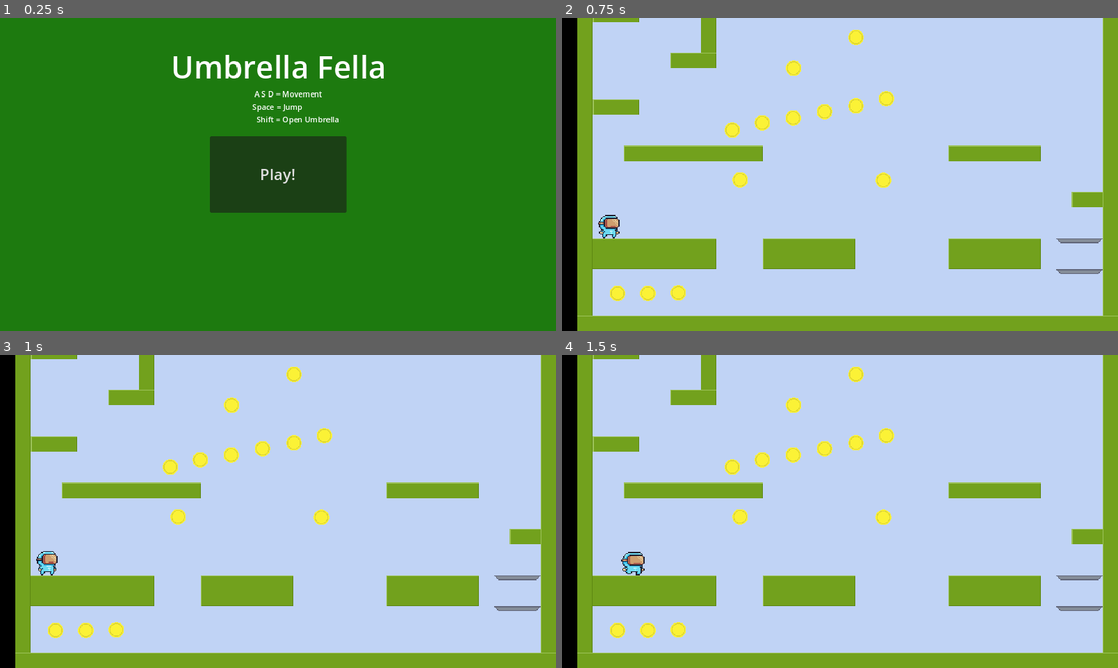
Above: before the commit, frames 1-4 (two rows, left to right).
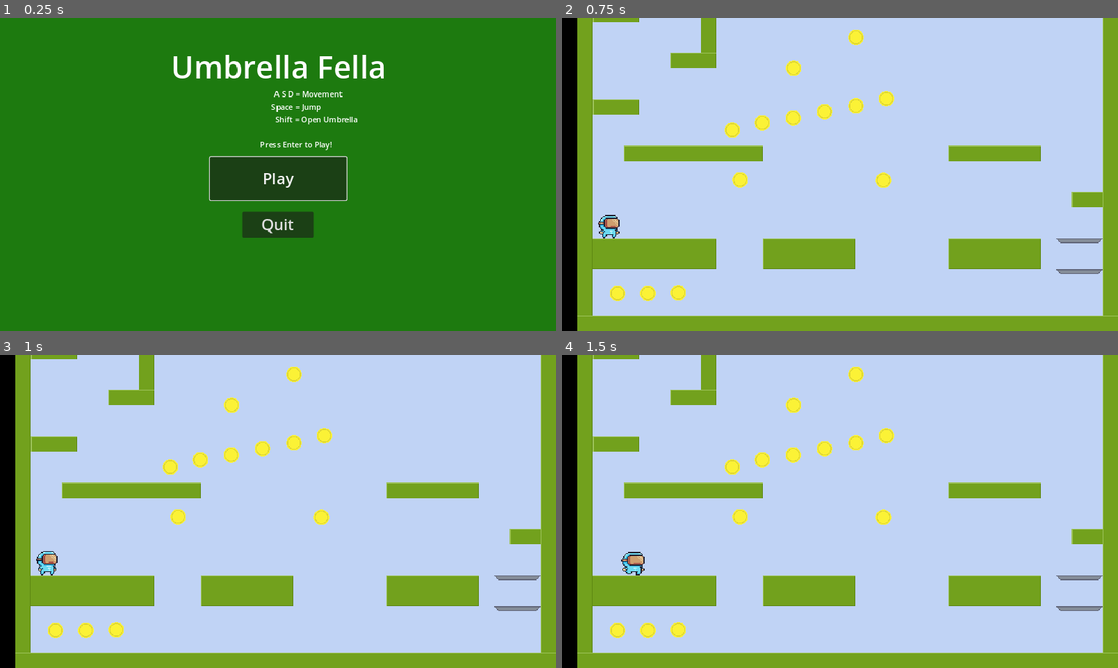
Above: after the commit, the same moments.

Repository: spilth/umbrella-fella
Game: Godot game, scene res://scenes/menu.tscn
Same seed, same stepped clock (60 frames per second), same inputs: the game is played once before the commit and once after it. Sound files missing from this copy of the repository are replaced by a short silence.
Inputs:
- Up to frame 1 (0.25 s): no input
- Up to frame 2 (0.75 s): click "Play!" (after the commit: "Play") at 0.5 s
- Up to frame 3 (1 s): no input
- Up to frame 4 (1.5 s): hold D (Right) from 1.28 s (still down); hold Shift (Open Umbrella) from 1.28 s (still down)

The runs differ from the first frame. In frame 1, 4.4% of the frame differs, in the area x 37-65%, y 23-71%; in frame 2, nothing differs; in frame 3, nothing differs; in frame 4, nothing differs.

Commit message:
Add keys for buttons

Diff:
--- a/project.godot
+++ b/project.godot
@@ -11,6 +11,7 @@
 [application]
 
 config/name="Umbrella"
+config/version="0.2"
 run/main_scene="res://scenes/menu.tscn"
 config/features=PackedStringArray("4.2", "GL Compatibility")
 config/icon="res://icon.svg"
--- a/scenes/ending.tscn
+++ b/scenes/ending.tscn
@@ -1,7 +1,21 @@
-[gd_scene load_steps=3 format=3 uid="uid://buaif1wcbhyvs"]
+[gd_scene load_steps=7 format=3 uid="uid://buaif1wcbhyvs"]
 
 [ext_resource type="Script" path="res://scenes/ending.gd" id="1_l443l"]
 [ext_resource type="AudioStream" uid="uid://bo8d2k24rra4y" path="res://audio/music/ending.mp3" id="2_vpqru"]
+
+[sub_resource type="InputEventKey" id="InputEventKey_urhve"]
+device = -1
+keycode = 4194309
+
+[sub_resource type="Shortcut" id="Shortcut_qkd8h"]
+events = [SubResource("InputEventKey_urhve")]
+
+[sub_resource type="InputEventKey" id="InputEventKey_rfntr"]
+device = -1
+keycode = 4194305
+
+[sub_resource type="Shortcut" id="Shortcut_k88md"]
+events = [SubResource("InputEventKey_rfntr")]
 
 [node name="Node" type="Node"]
 script = ExtResource("1_l443l")
@@ -37,6 +51,7 @@
 size_flags_horizontal = 4
 size_flags_vertical = 4
 action_mode = 0
+shortcut = SubResource("Shortcut_qkd8h")
 text = "Play again!"
 
 [node name="MainMenuButton" type="Button" parent="."]
@@ -54,6 +69,7 @@
 size_flags_horizontal = 4
 size_flags_vertical = 4
 action_mode = 0
+shortcut = SubResource("Shortcut_k88md")
 text = "Main Menu
 "
 
--- a/scenes/menu.gd
+++ b/scenes/menu.gd
@@ -1,4 +1,12 @@
 extends Node
+
+@onready var play_button = $PlayButton
+
+func _ready():
+	$PlayButton.grab_focus()
 
 func _on_play_button_pressed():
 	get_tree().change_scene_to_file("res://scenes/level1.tscn")
+
+func _on_quit_button_pressed():
+	get_tree().quit()
--- a/scenes/menu.tscn
+++ b/scenes/menu.tscn
@@ -1,7 +1,27 @@
-[gd_scene load_steps=3 format=3 uid="uid://xyxckdkgbf66"]
+[gd_scene load_steps=9 format=3 uid="uid://xyxckdkgbf66"]
 
 [ext_resource type="Script" path="res://scenes/menu.gd" id="1_061r3"]
+[ext_resource type="Theme" uid="uid://bo4h3j1vvbdu8" path="res://theme.tres" id="2_g7jr4"]
 [ext_resource type="AudioStream" uid="uid://c5hedygfpr5p8" path="res://audio/music/menu.mp3" id="3_bpixi"]
+
+[sub_resource type="InputEventKey" id="InputEventKey_5h8p8"]
+device = -1
+keycode = 4194309
+
+[sub_resource type="InputEventKey" id="InputEventKey_fg5f4"]
+device = -1
+keycode = 32
+unicode = 32
+
+[sub_resource type="Shortcut" id="Shortcut_432sd"]
+events = [SubResource("InputEventKey_5h8p8"), SubResource("InputEventKey_fg5f4")]
+
+[sub_resource type="InputEventKey" id="InputEventKey_t8wot"]
+device = -1
+keycode = 4194305
+
+[sub_resource type="Shortcut" id="Shortcut_yrsti"]
+events = [SubResource("InputEventKey_t8wot")]
 
 [node name="Node" type="Node"]
 script = ExtResource("1_061r3")
@@ -35,9 +55,12 @@
 offset_right = 128.0
 offset_bottom = 221.0
 grow_horizontal = 2
-text = " A S D = Movement
+text = "            A S D = Movement
 Space = Jump
-  Shift = Open Umbrella"
+                    Shift = Open Umbrella
+
+Press Enter to Play!"
+horizontal_alignment = 1
 
 [node name="PlayButton" type="Button" parent="."]
 anchors_preset = 8
@@ -45,15 +68,37 @@
 anchor_top = 0.5
 anchor_right = 0.5
 anchor_bottom = 0.5
-offset_left = -141.5
-offset_top = -79.0
-offset_right = 141.5
-offset_bottom = 79.0
+offset_left = -141.0
+offset_top = -36.0
+offset_right = 142.0
+offset_bottom = 53.0
 grow_horizontal = 2
 grow_vertical = 2
+theme = ExtResource("2_g7jr4")
 theme_override_font_sizes/font_size = 32
 action_mode = 0
-text = "Play!"
+shortcut = SubResource("Shortcut_432sd")
+text = "Play"
+
+[node name="QuitButton" type="Button" parent="."]
+anchors_preset = 8
+anchor_left = 0.5
+anchor_top = 0.5
+anchor_right = 0.5
+anchor_bottom = 0.5
+offset_left = -74.0
+offset_top = 77.0
+offset_right = 74.0
+offset_bottom = 130.0
+grow_horizontal = 2
+grow_vertical = 2
+size_flags_horizontal = 4
+size_flags_vertical = 4
+theme = ExtResource("2_g7jr4")
+theme_override_font_sizes/font_size = 32
+action_mode = 0
+shortcut = SubResource("Shortcut_yrsti")
+text = "Quit"
 
 [node name="MainMenuMusic" type="AudioStreamPlayer2D" parent="."]
 stream = ExtResource("3_bpixi")
@@ -61,3 +106,4 @@
 bus = &"Music"
 
 [connection signal="pressed" from="PlayButton" to="." method="_on_play_button_pressed"]
+[connection signal="pressed" from="QuitButton" to="." method="_on_quit_button_pressed"]
--- /dev/null
+++ b/theme.tres
@@ -0,0 +1,3 @@
+[gd_resource type="Theme" format=3 uid="uid://bo4h3j1vvbdu8"]
+
+[resource]
